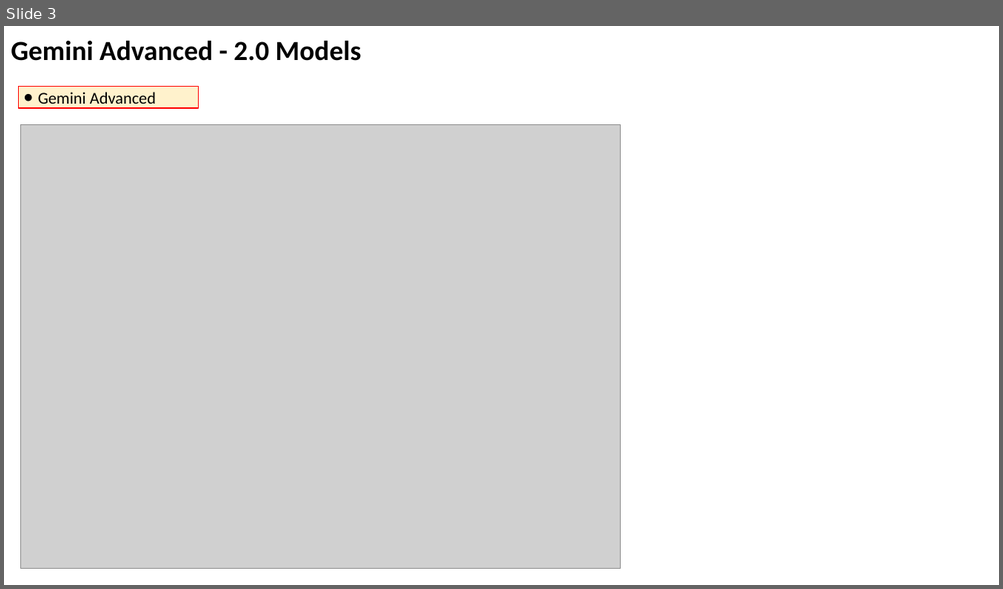
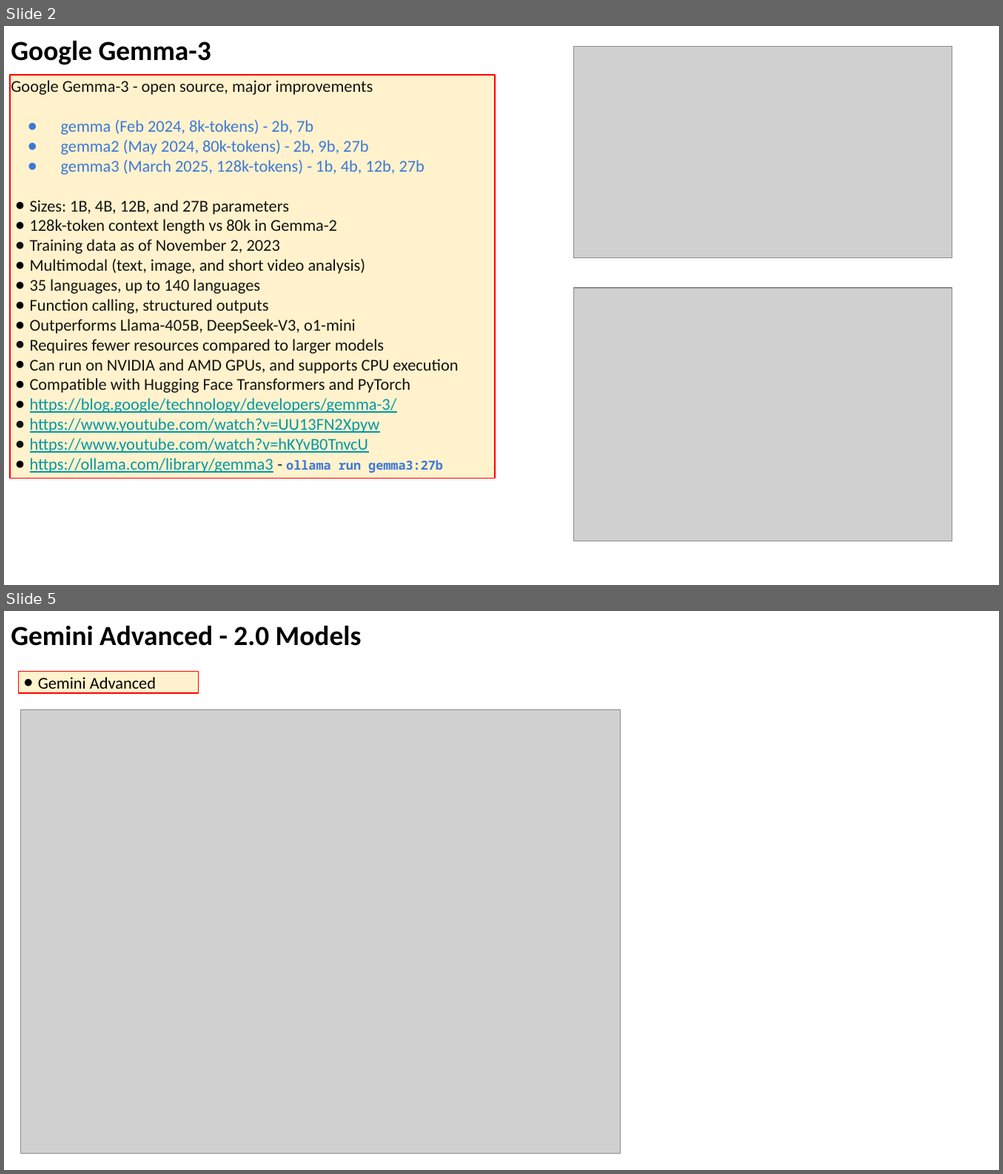
Before and after one commit to lselector/seminar, a slide deck: 2025/2025-03-14-AI-Updates.pptx. Shown one above the other, each under a label of ours: slide 3 before the commit, slides 2 and 5 after it; the slides between them are not shown. The pictures are 1003x589 and 1003x1174 pixels, drawn with LibreOffice and Linux fonts; fonts in the diff are those of the drawing; grey boxes stand for pictures. Boxes give left, top, right and bottom in pixels: in the first picture for what was removed or moved away, otherwise in the second. Text is boxed around its words. In the diff, an @@ line names an element or a change of style, - is before the commit and + after.

```diff
--- a/2025/2025-03-14-AI-Updates.pptx
+++ b/2025/2025-03-14-AI-Updates.pptx
@@ slide 2 added at [4, 26, 999, 585], background #FFFFFF @@
@@ text added at [11, 40, 211, 65], 20 pt, text #000000, bold @@
+Google Gemma-3
@@ picture added at [574, 46, 952, 258] @@
@@ rectangle added at [10, 75, 495, 479], fill #FFF2CC, outline #FF0000 0.75 pt, 12 pt, text #131313 @@
+Google Gemma-3 - open source, major improvements
+● gemma (Feb 2024, 8k-tokens) - 2b, 7b
+● gemma2 (May 2024, 80k-tokens) - 2b, 9b, 27b
+● gemma3 (March 2025, 128k-tokens) - 1b, 4b, 12b, 27b
+● Sizes: 1B, 4B, 12B, and 27B parameters
+● 128k-token context length vs 80k in Gemma-2
+● Training data as of November 2, 2023
+● Multimodal (text, image, and short video analysis)
+● 35 languages, up to 140 languages
+● Function calling, structured outputs
+● Outperforms Llama-405B, DeepSeek-V3, o1-mini
+● Requires fewer resources compared to larger models
+● Can run on NVIDIA and AMD GPUs, and supports CPU execution
+● Compatible with Hugging Face Transformers and PyTorch
+● https://blog.google/technology/developers/gemma-3/
+● https://www.youtube.com/watch?v=UU13FN2Xpyw
+● https://www.youtube.com/watch?v=hKYvB0TnvcU
+● https://ollama.com/library/gemma3 - ollama run gemma3:27b
@@ picture added at [574, 287, 952, 541] @@
@@ what was slide 3 is now slide 5 @@
```
Also in this commit, not shown: 5 slides changed, 2 other slides added.
